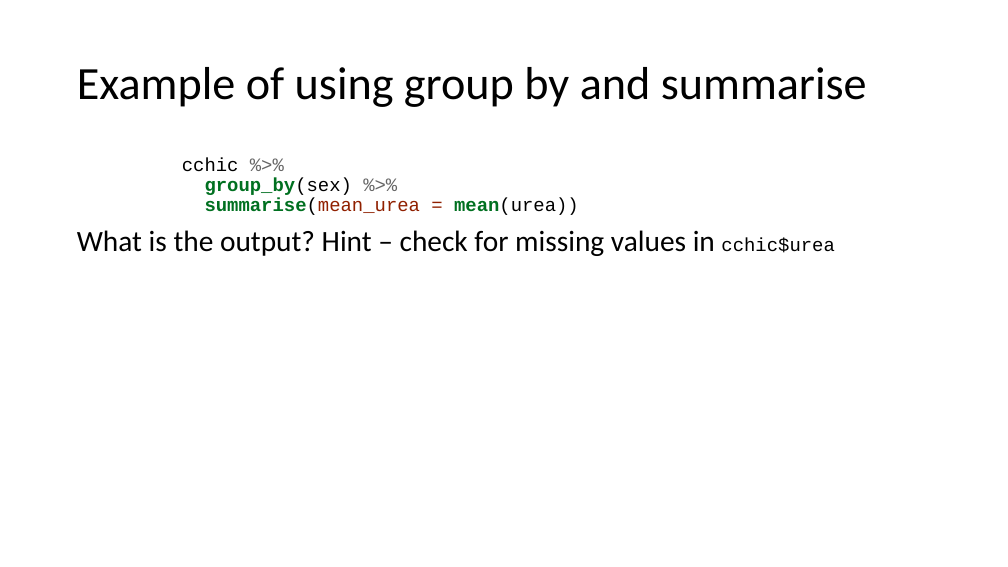
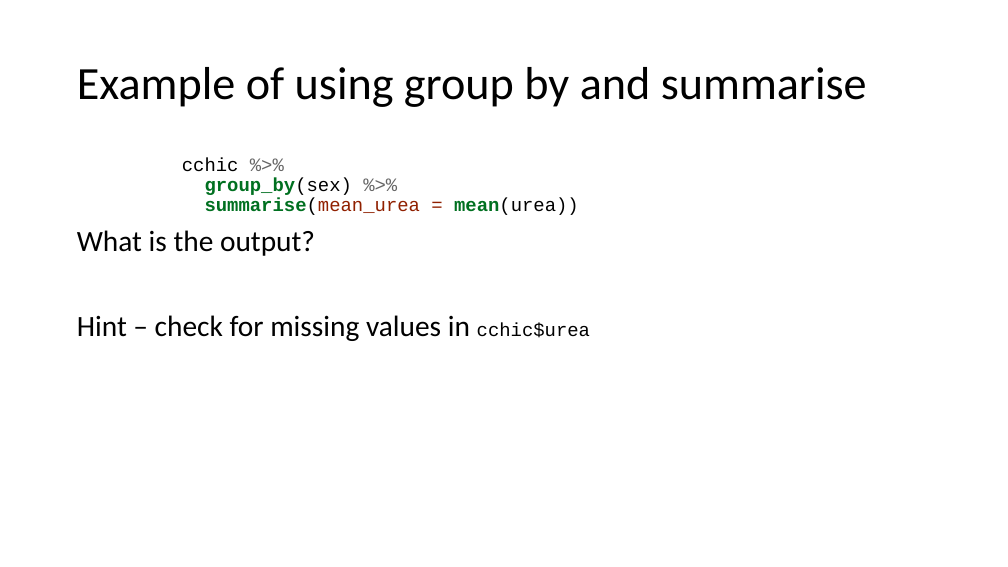
Before and after one commit to uclh-criu/learning-datascience, a slide deck: slide 12 of sessions/6-manipulate-data.pptx (slide 13 before the commit). Drawn at 1008x567 pixels with LibreOffice and Linux fonts; fonts in the diff are those of the drawing. Boxes give left, top, right and bottom in pixels: in the first picture for what was removed or moved away, otherwise in the second. Text is boxed around its words. In the diff, an @@ line names an element or a change of style, - is before the commit and + after.

```diff
--- a/sessions/6-manipulate-data.pptx
+++ b/sessions/6-manipulate-data.pptx
@@ text at (77, 230, 590, 341): text changed @@
-What is the output? Hint – check for missing values in cchic$urea
+What is the output?
+Hint – check for missing values in cchic$urea
```
Also in this commit, not shown: 1 other slide changed, 1 slide removed, 16 other files.
